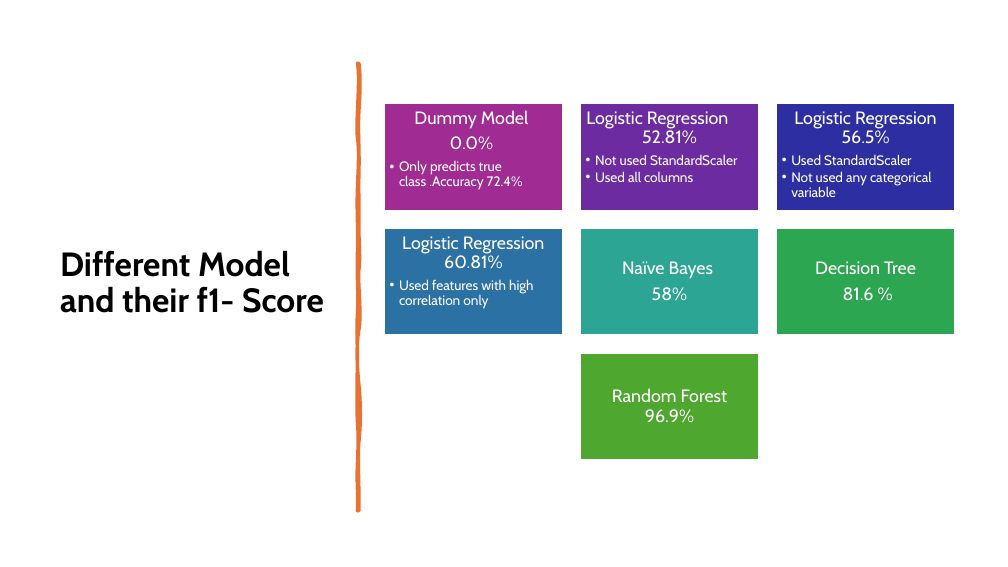
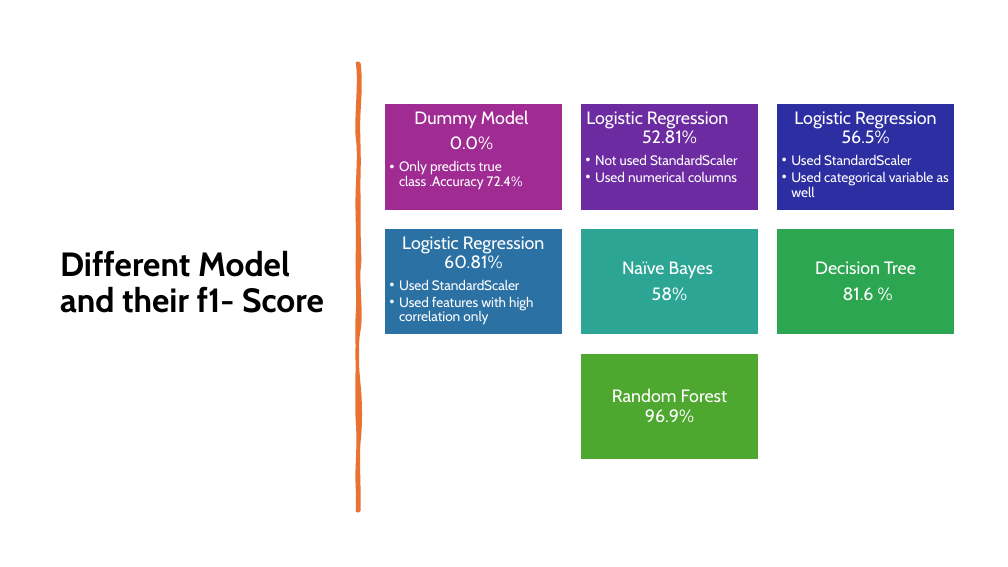
Before and after one commit to monikatyagiisc/employee-attrition-prediction, a slide deck: slide 7 of Project_Presentation_Employee_Attrition_Prediction.pptx (slide 6 before the commit). Drawn at 1008x567 pixels with LibreOffice and Linux fonts; fonts in the diff are those of the drawing. Boxes give left, top, right and bottom in pixels: in the first picture for what was removed or moved away, otherwise in the second. Text is boxed around its words. In the diff, an @@ line names an element or a change of style, - is before the commit and + after.

```diff
--- a/Project_Presentation_Employee_Attrition_Prediction.pptx
+++ b/Project_Presentation_Employee_Attrition_Prediction.pptx
@@ text at (x1=595, y1=171, x2=737, y2=182): text changed @@
-  • Used all columns
+  • Used numerical columns
@@ text at (x1=791, y1=171, x2=949, y2=197): text changed @@
-  • Not used any categorical variable
+  • Used categorical variable as well
@@ text at (x1=399, y1=279, x2=519, y2=290): paragraph added @@
+  • Used StandardScaler
```
Also in this commit, not shown: 3 other slides changed, 1 slide added.
